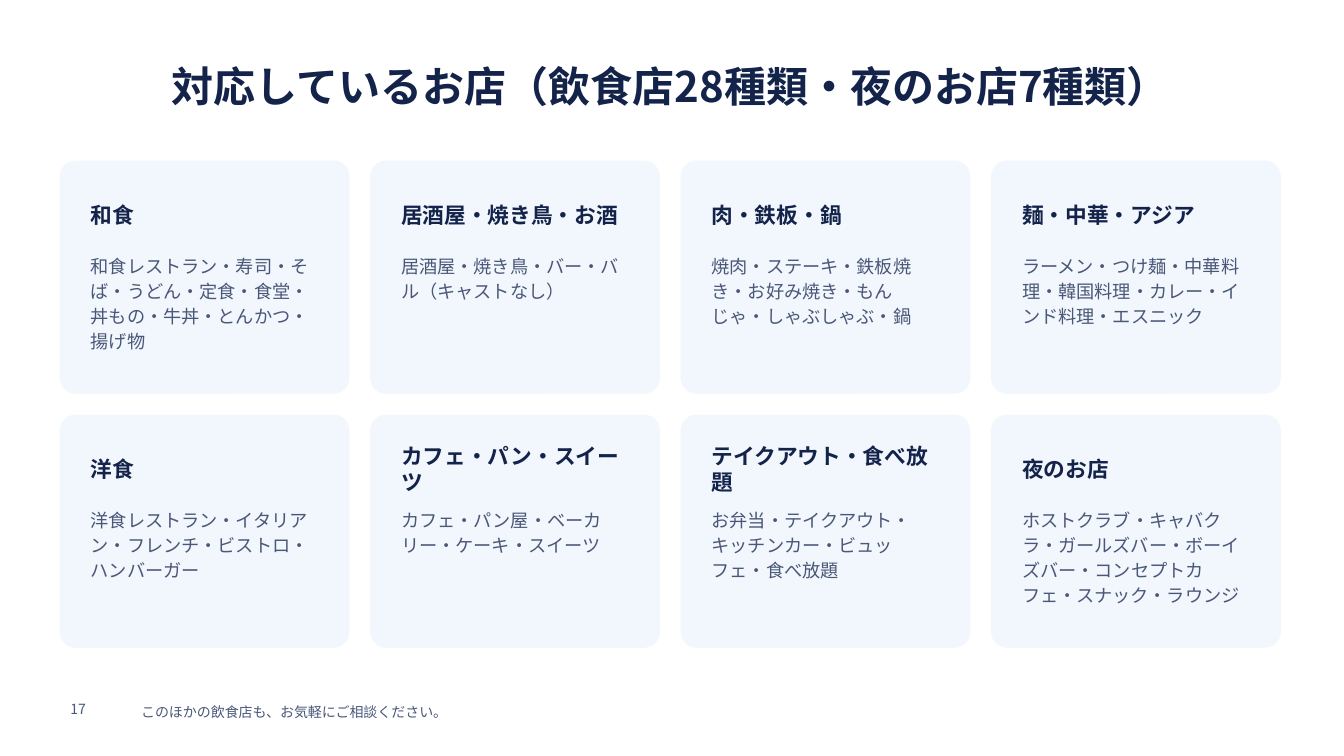
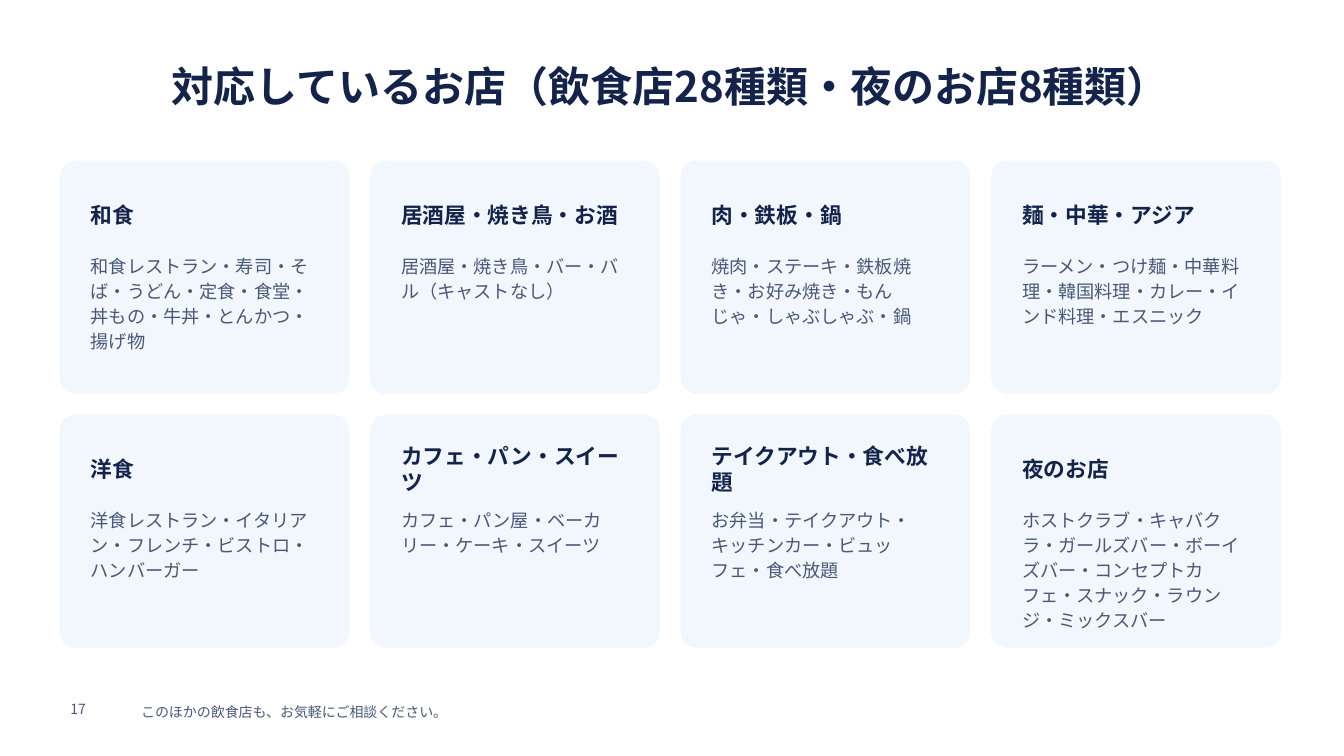
Before and after one commit to SatoAkito2026/GACHICAREERAI, a slide deck: slide 17 of docs/posupos-sales/posupos-shiryo.pptx. Drawn at 1344x756 pixels with LibreOffice and Linux fonts; fonts in the diff are those of the drawing; background and template pictures are left out. Boxes give left, top, right and bottom in pixels: in the first picture for what was removed or moved away, otherwise in the second. Text is boxed around its words. In the diff, an @@ line names an element or a change of style, - is before the commit and + after.

```diff
--- a/docs/posupos-sales/posupos-shiryo.pptx
+++ b/docs/posupos-sales/posupos-shiryo.pptx
@@ title at [172,66,1169,106]: text changed @@
-対応しているお店（飲食店28種類・夜のお店7種類）
+対応しているお店（飲食店28種類・夜のお店8種類）
@@ text at [1022,511,1240,628]: text changed @@
-ホストクラブ・キャバクラ・ガールズバー・ボーイズバー・コンセプトカフェ・スナック・ラウンジ
+ホストクラブ・キャバクラ・ガールズバー・ボーイズバー・コンセプトカフェ・スナック・ラウンジ・ミックスバー
```
Also in this commit, not shown: 4 other slides changed, 1 slide added, 5 other files.
